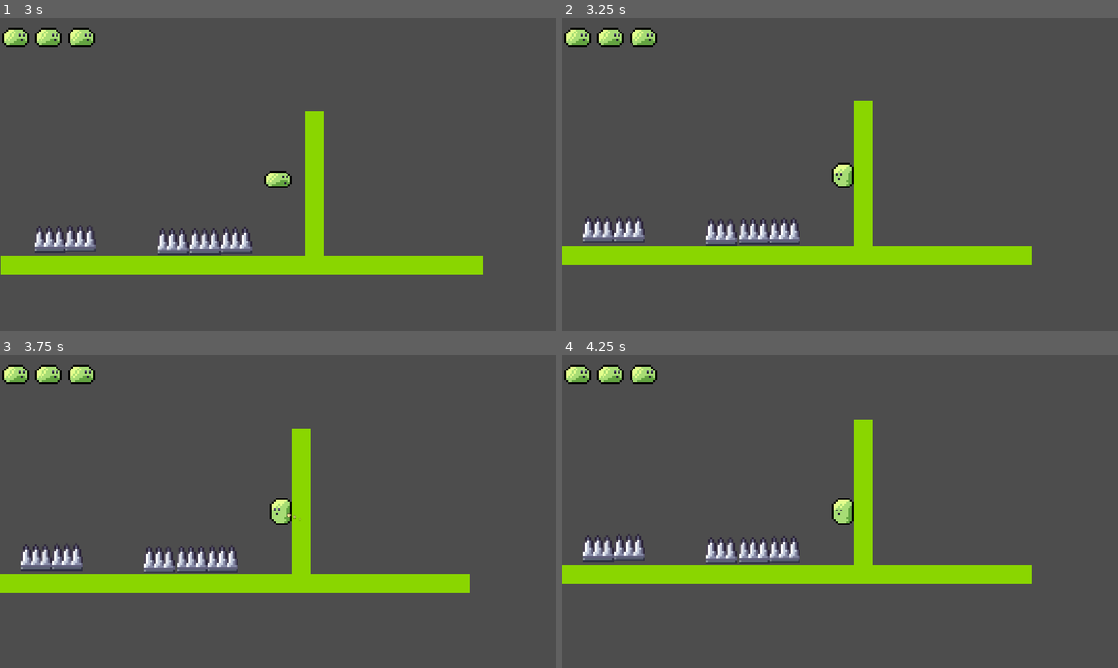
Above: before the commit, frames 1-4 (two rows, left to right).
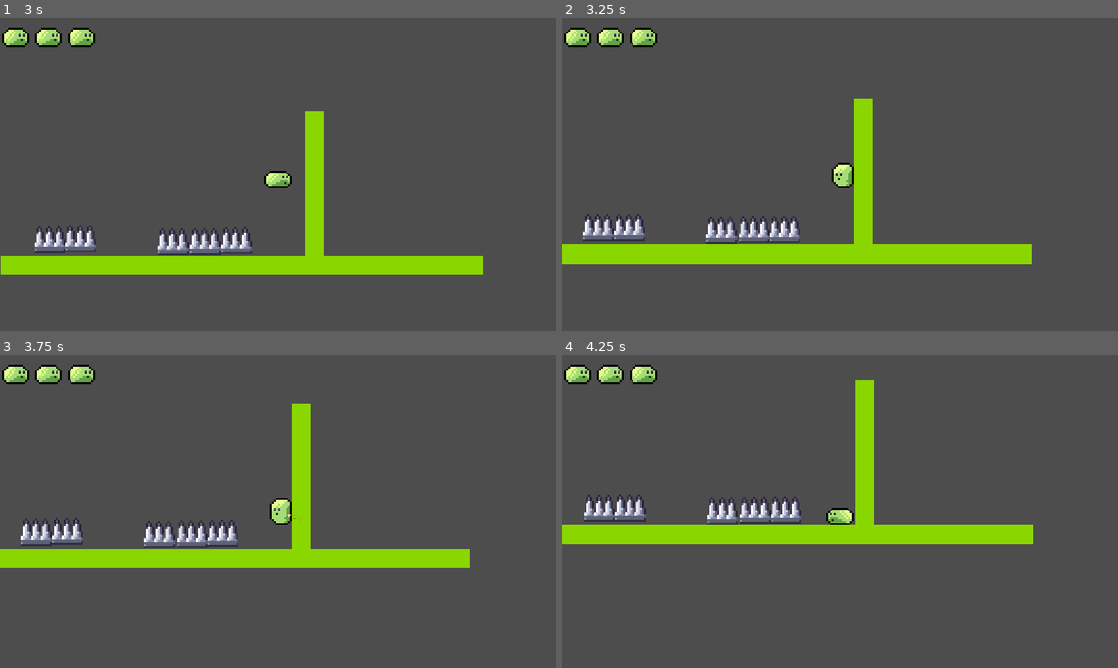
Above: after the commit, the same moments.

Repository: Trash-and-Co/bounce-back
Game: Godot game, scene res://scenes/testScenes/voitkevicstestlevel.tscn
The game is run twice, just before and just after one commit, with the same random seed, the same clock (stepped at 60 frames per second) and the same inputs.
Inputs (mouse positions are in pixels of both pictures, inside the frame that each line leads up to):
- Up to frame 1 (3 s): move the mouse to (400, 158) at 0.52 s; click (400, 158) at 0.67 s; drag from (166, 190) to (389, 174) at 1.27 s; move the mouse to (333, 105) at 2.02 s; click (333, 105) at 2.17 s; drag from (250, 237) to (111, 127) at 2.77 s
- Up to frame 2 (3.25 s): no input
- Up to frame 3 (3.75 s): move the mouse to (444, 558) at 3.52 s; click (444, 558) at 3.67 s
- Up to frame 4 (4.25 s): no input

Frame 1 is identical in both runs. In frame 2, 1.8% of the frame differs, in the area x 0-85%, y 25-79%; in frame 3, 13%; in frame 4, 14%, in the area x 0-85%, y 8-74%.

Commit message:
accelerated sliding down walls

Diff:
--- a/player/player.gd
+++ b/player/player.gd
@@ -16,6 +16,8 @@
 @export var launch_power: float = 6.0
 @export var max_drag: float = 120.0
 @export var wall_slide_speed: float = 38.0
+@export var wall_slide_acceleration: float = 220.0
+@export var max_wall_slide_speed: float = 420.0
 @export_range(0.1, 5.0, 0.1) var ceiling_hang_time: float = 2.0
 
 @onready var sprite: AnimatedSprite2D = $AnimatedSprite2D
@@ -26,6 +28,7 @@
 var attached: bool = false
 var death_in_progress: bool = false
 var dragging: bool = false
+var wall_slide_elapsed: float = 0.0
 var drag_start: Vector2 = Vector2.ZERO
 var pullback_started: bool = false
 var surface_normal: Vector2 = Vector2.UP
@@ -106,6 +109,9 @@
 	if detach_pending:
 		move_and_collide(surface_normal * DETACH_DISTANCE)
 		detach_pending = false
+
+	if not attached or not _is_wall(surface_normal):
+		wall_slide_elapsed = 0.0
 
 	if attached:
 		if not death_in_progress:
@@ -139,6 +145,9 @@
 
 
 func _attach_to_surface(normal: Vector2) -> void:
+	if not attached or not _is_wall(surface_normal) or surface_normal.dot(normal) < 0.95:
+		wall_slide_elapsed = 0.0
+
 	velocity = Vector2.ZERO
 	attached = true
 	surface_normal = normal
@@ -178,8 +187,16 @@
 
 
 func _slide_down_wall(delta: float) -> void:
-	var slide_velocity := Vector2.DOWN.slide(surface_normal).normalized() * wall_slide_speed
+	wall_slide_elapsed += delta
+
+	var speed := minf(
+		wall_slide_speed + wall_slide_acceleration * wall_slide_elapsed,
+		maxf(wall_slide_speed, max_wall_slide_speed)
+	)
+
+	var slide_velocity := Vector2.DOWN.slide(surface_normal).normalized() * speed
 	var collision := move_and_collide(slide_velocity * delta)
+
 	if collision:
 		_attach_to_surface(collision.get_normal())
 		return
